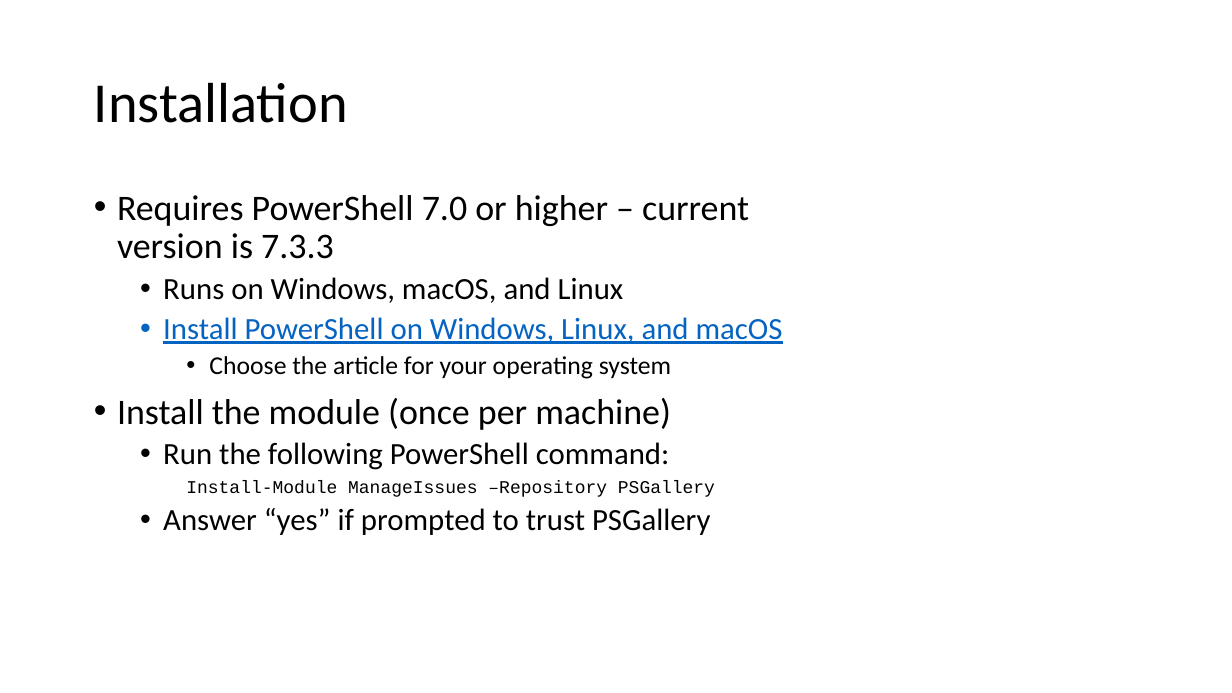
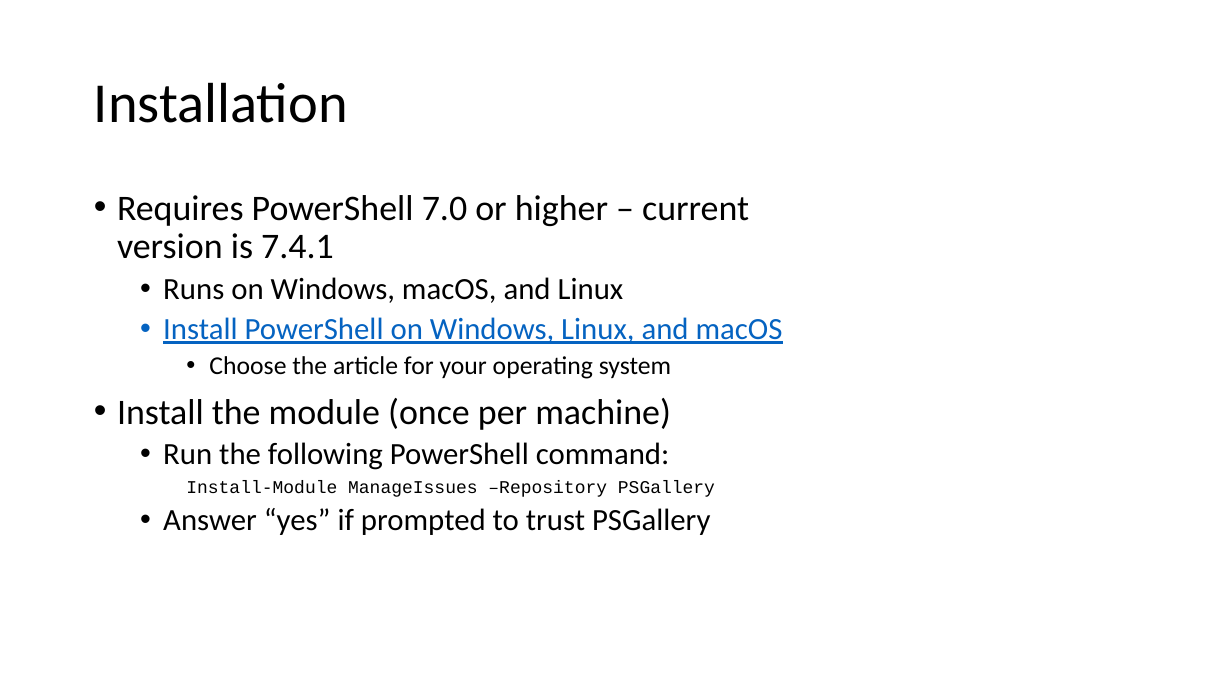
Before and after one commit to sdwheeler/ToolModules, a slide deck: slide 2 of Docs/ManageIssues.pptx. Drawn at 1232x693 pixels with LibreOffice and Linux fonts; fonts in the diff are those of the drawing. Boxes give left, top, right and bottom in pixels: in the first picture for what was removed or moved away, otherwise in the second. Text is boxed around its words. In the diff, an @@ line names an element or a change of style, - is before the commit and + after.

```diff
--- a/Docs/ManageIssues.pptx
+++ b/Docs/ManageIssues.pptx
@@ text at bbox=[117, 195, 749, 259]: text changed @@
-• Requires PowerShell 7.0 or higher – current version is 7.3.3
+• Requires PowerShell 7.0 or higher – current version is 7.4.1
```
Also in this commit, not shown: 4 other files.
